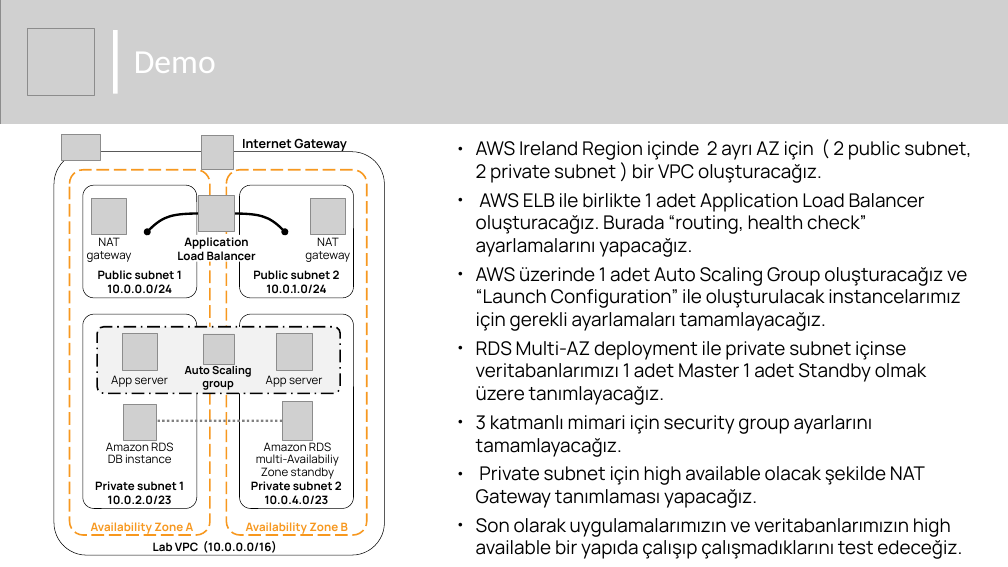
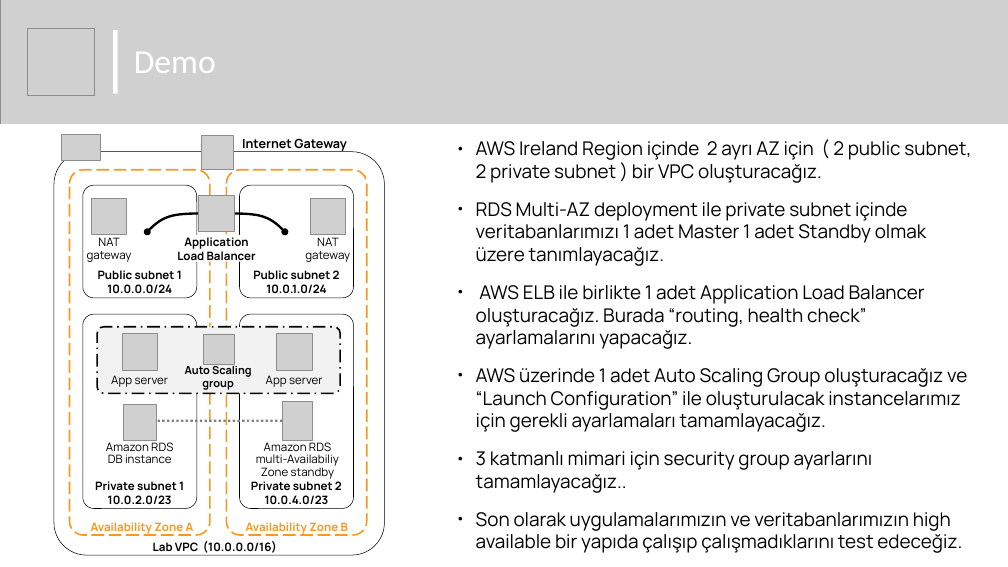
Before and after one commit to naimalpermuhacir/aws-webinar-presentation, a slide deck: slide 15 of creating-a-high-available-environment/01_creating-a-high-available-environment.odp (slide 16 before the commit). Drawn at 1008x567 pixels with LibreOffice and Linux fonts; fonts in the diff are those of the drawing; grey boxes stand for pictures; background and template pictures are left out. Boxes give left, top, right and bottom in pixels: in the first picture for what was removed or moved away, otherwise in the second. Text is boxed around its words. In the diff, an @@ line names an element or a change of style, - is before the commit and + after.

```diff
--- a/creating-a-high-available-environment/01_creating-a-high-available-environment.odp
+++ b/creating-a-high-available-environment/01_creating-a-high-available-environment.odp
@@ text at <box>476,141,971,553</box>: more space between paragraphs @@
@@ text at <box>476,202,926,266</box>: paragraph added @@
+● RDS Multi-AZ deployment ile private subnet içinde veritabanlarımızı 1 adet Master 1 adet Standby olmak üzere tanımlayacağız.
@@ text at <box>476,451,873,493</box>: text changed @@
-● RDS Multi-AZ deployment ile private subnet içinse veritabanlarımızı 1 adet Master 1 adet Standby olmak üzere tanımlayacağız.
-● 3 katmanlı mimari için security group ayarlarını tamamlayacağız.
-● Private subnet için high available olacak şekilde NAT Gateway tanımlaması yapacağız.
+● 3 katmanlı mimari için security group ayarlarını tamamlayacağız..
```
Also in this commit, not shown: 2 other slides changed, 1 slide removed, 8 other files.
